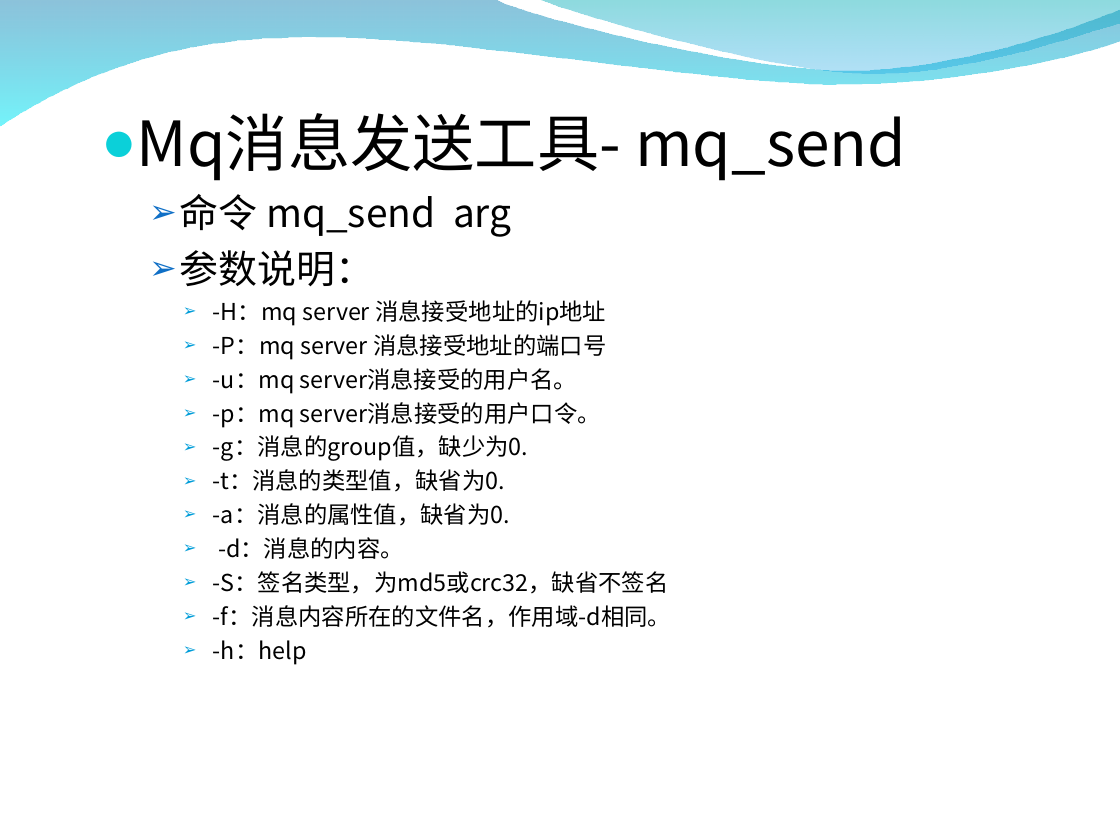
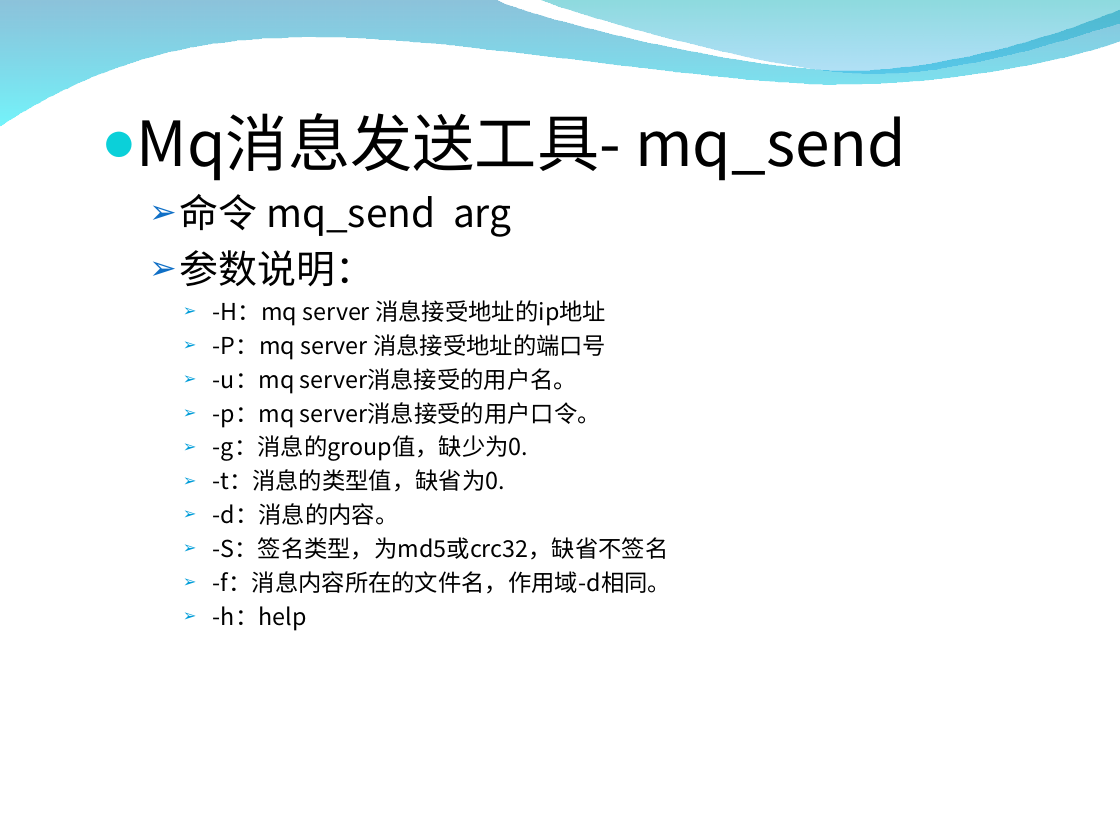
Before and after one commit to burstas/cwinux-mq, a slide deck: slide 30 of mq/doc/mq_introduce.ppt. Drawn at 1120x840 pixels with LibreOffice and Linux fonts; fonts in the diff are those of the drawing; background and template pictures are left out. Boxes give left, top, right and bottom in pixels: in the first picture for what was removed or moved away, otherwise in the second. Text is boxed around its words. In the diff, an @@ line names an element or a change of style, - is before the commit and + after.

```diff
--- a/mq/doc/mq_introduce.ppt
+++ b/mq/doc/mq_introduce.ppt
@@ text at box(213, 503, 510, 526): paragraph removed @@
-    ➢ -a：消息的属性值，缺省为0.
```
Also in this commit, not shown: 5 other slides changed.
